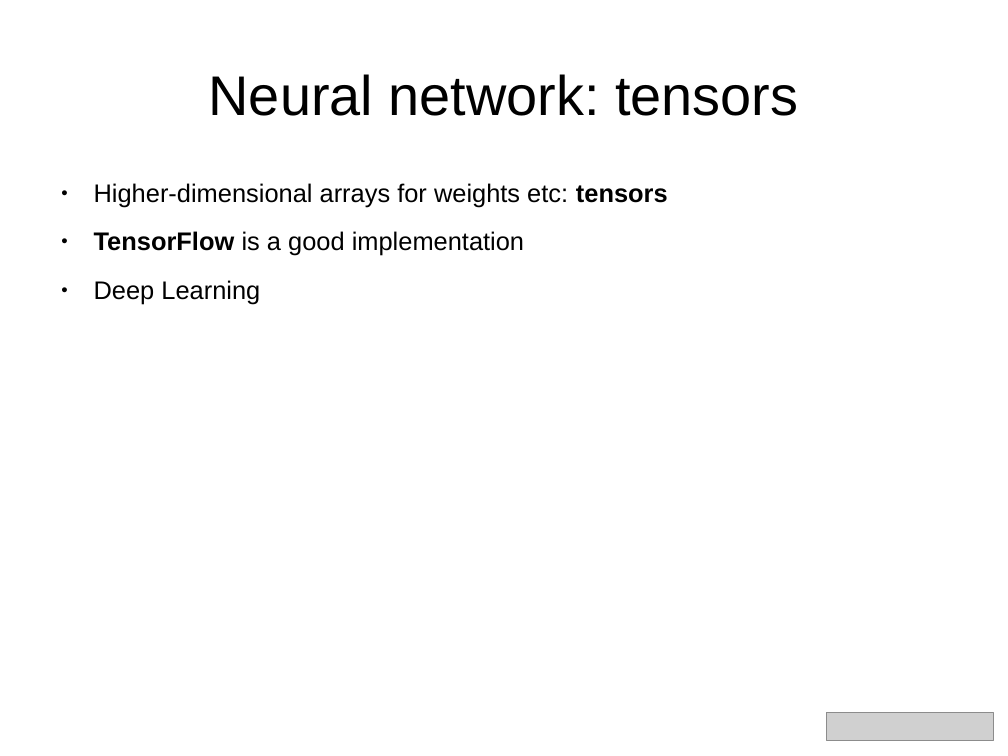
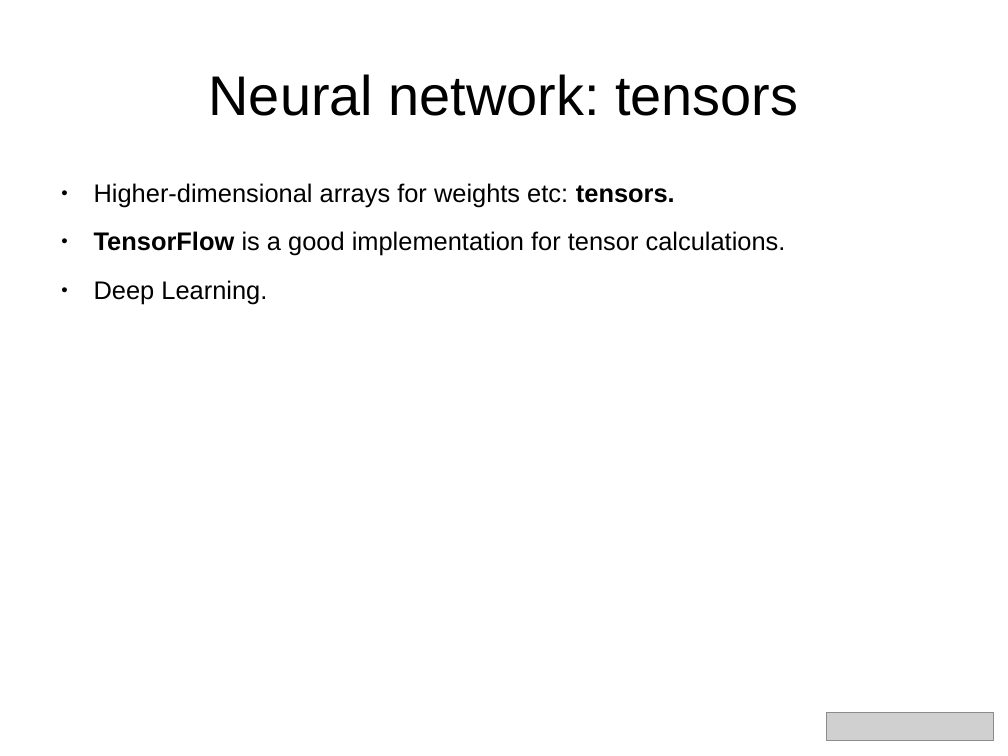
Before and after one commit to aoldemeier/an-introduction-to-tensorflow, a slide deck: slide 16 of slides_simplified.odp. Drawn at 1008x756 pixels with LibreOffice and Linux fonts; fonts in the diff are those of the drawing; grey boxes stand for pictures. Boxes give left, top, right and bottom in pixels: in the first picture for what was removed or moved away, otherwise in the second. Text is boxed around its words. In the diff, an @@ line names an element or a change of style, - is before the commit and + after.

```diff
--- a/slides_simplified.odp
+++ b/slides_simplified.odp
@@ text at <box>94,183,786,304</box>: text changed @@
-● Higher-dimensional arrays for weights etc: tensors
-● TensorFlow is a good implementation
-● Deep Learning
+● Higher-dimensional arrays for weights etc: tensors.
+● TensorFlow is a good implementation for tensor calculations.
+● Deep Learning.
```
Also in this commit, not shown: 13 other slides changed, 1 slide removed, 1 other file.
